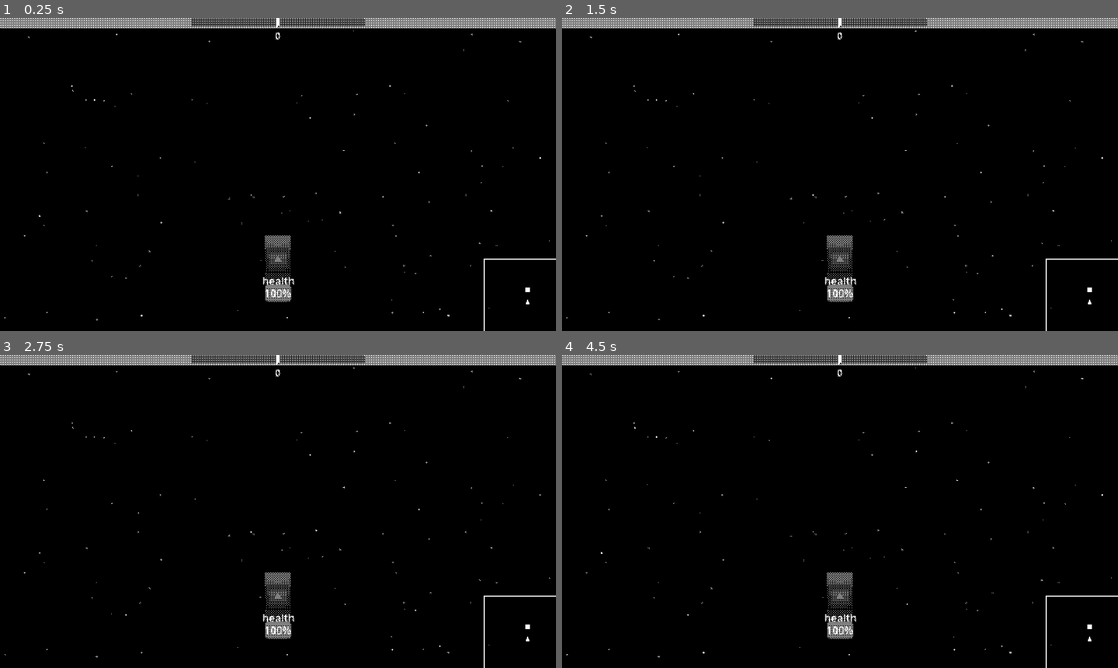
Above: before the commit, frames 1-4 (two rows, left to right).
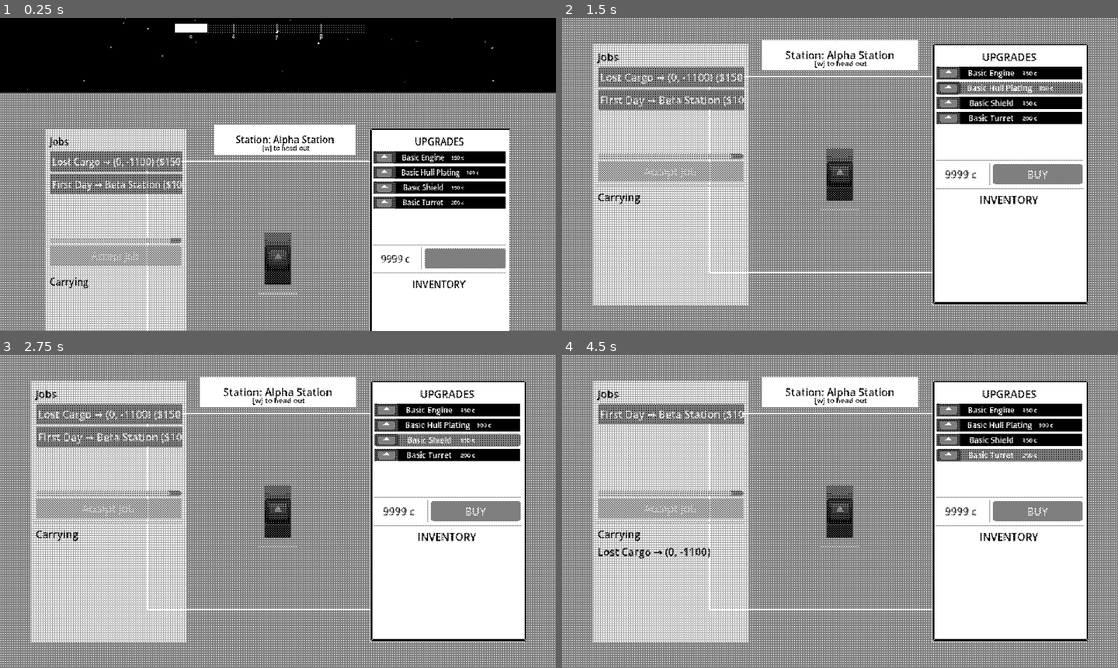
Above: after the commit, the same moments.

Repository: liamfmoran/1-bit-jam
Game: Godot game, scene res://scenes/main.tscn
The game is run twice, just before and just after one commit, with the same random seed, the same clock (stepped at 60 frames per second) and the same inputs. The engine's default icon, where the game draws it, is replaced by a stand-in: a white triangle on a blue panel in a dark square.
Inputs (mouse positions are in pixels of both pictures, inside the frame that each line leads up to):
- Up to frame 1 (0.25 s): no input
- Up to frame 2 (1.5 s): click (1006, 124) at 0.52 s; click (1006, 86) at 1.27 s
- Up to frame 3 (2.75 s): click (444, 439) at 2.02 s
- Up to frame 4 (4.5 s): click (1006, 455) at 2.77 s; click (678, 414) at 3.5 s, where only the run after the commit has a clickable "Lost Cargo → (0, -1100) ($150)"; click (673, 508) at 4.25 s, where only the run after the commit has a clickable "Accept Job"

The runs differ from the first frame. In frame 1, 75% of the frame differs, in the area x 0-100%, y 0-100%; in frame 2, 93%; in frame 3, 93%; in frame 4, 93%.

Commit message:
Added compass and simple world

Diff:
--- a/autoload/game_state.gd
+++ b/autoload/game_state.gd
@@ -1,7 +1,6 @@
 extends Node
 
 signal money_changed(new_amount: int)
-signal cargo_changed()
 signal jobs_changed()
 signal inventory_changed()
 signal equipped_parts_changed()
@@ -101,3 +100,18 @@
 			completed.append(job)
 	for job in completed:
 		complete_job(job)
+
+
+func pickup_item(item: ItemData) -> void:
+	inventory.append(item)
+	inventory_changed.emit()
+
+
+func complete_fetch(station_id: String) -> void:
+	var completed := []
+	for job in active_jobs:
+		var fetch := job as FetchJobData
+		if fetch and fetch.is_fetched and fetch.origin != null and fetch.origin.id == station_id:
+			completed.append(job)
+	for job in completed:
+		complete_job(job)
--- a/data/jobs.json
+++ b/data/jobs.json
@@ -1,5 +1,17 @@
 {
 	"jobs": [
+		{
+			"id": "lost_cargo",
+			"display_name": "Lost Cargo",
+			"description": "Some crates drifted off the dock. Can you go grab them?",
+			"type": "FETCH",
+			"money_reward": 150,
+			"origin": "ALPHA",
+			"destination": "",
+			"fetch_coordinate": [0, -1100],
+			"fetch_item": "test_item_3",
+			"cargo": []
+		},
 		{
 			"id": "first_day",
 			"display_name": "First Day",
--- a/data/ship_parts.json
+++ b/data/ship_parts.json
@@ -32,7 +32,7 @@
 			"slot_type": "weapon",
 			"stats": {
 				"bullet_speed": 520.0,
-				"damage": 15.0,
+				"damage": 5.0,
 				"fire_rate": 1.5,
 				"range": 550.0
 			},
@@ -57,7 +57,7 @@
 			"icon": "",
 			"slot_type": "hull",
 			"stats": {
-				"damage_negation": 5.0
+				"damage_negation": 0.0
 			},
 			"mass": 3.0,
 			"cost": 100
--- a/data/stations.json
+++ b/data/stations.json
@@ -3,7 +3,9 @@
 		{
 			"id": "ALPHA",
 			"display_name": "Alpha Station",
+			"label": "α",
 			"jobs": [
+				"lost_cargo",
 				"first_day"
 			],
 			"items_for_sale": [
@@ -19,12 +21,27 @@
 		{
 			"id": "BETA",
 			"display_name": "Beta Station",
+			"label": "β",
 			"jobs": [
 				"forgot_wallet"
 			],
 			"items_for_sale": [
 				"test_item_2"
 			]
+		},
+		{
+			"id": "GAMMA",
+			"display_name": "Gamma Station",
+			"label": "γ",
+			"jobs": [],
+			"items_for_sale": []
+		},
+		{
+			"id": "DELTA",
+			"display_name": "Delta Station",
+			"label": "δ",
+			"jobs": [],
+			"items_for_sale": []
 		}
 	]
 }
--- a/data/world_map.json
+++ b/data/world_map.json
@@ -3,7 +3,7 @@
 		{
 			"id": "dock_alpha",
 			"display_name": "Alpha Station",
-			"position": [0, -600],
+			"position": [0, 12000],
 			"radius": 350,
 			"falloff": 250,
 			"spawners": [
@@ -13,7 +13,7 @@
 		{
 			"id": "dock_beta",
 			"display_name": "Beta Station",
-			"position": [0, -10000],
+			"position": [12000, 0],
 			"radius": 350,
 			"falloff": 250,
 			"spawners": [
@@ -21,61 +21,32 @@
 			]
 		},
 		{
-			"id": "beta_guards",
-			"position": [0, -5900],
-			"radius": 700,
-			"falloff": 400,
+			"id": "dock_gamma",
+			"display_name": "Gamma Station",
+			"position": [0, -12000],
+			"radius": 350,
+			"falloff": 250,
 			"spawners": [
-				{ "type": "enemies", "count": 3, "patrol_radius": 500 }
+				{ "type": "dock", "dock_id": "GAMMA" }
 			]
 		},
 		{
-			"id": "crossing_belt",
-			"position": [0, -2800],
-			"radius": 1500,
-			"falloff": 500,
-			"line_direction": [1, 0],
+			"id": "dock_delta",
+			"display_name": "Delta Station",
+			"position": [-12000, 0],
+			"radius": 350,
+			"falloff": 250,
 			"spawners": [
-				{ "type": "asteroid_belt", "speed": 420, "max_count": 140, "width": 900, "direction": [1, 0] }
+				{ "type": "dock", "dock_id": "DELTA" }
 			]
 		},
 		{
-			"id": "outer_belt",
-			"position": [6000, 0],
-			"radius": 1800,
-			"falloff": 900,
+			"id": "left_field_belt",
+			"position": [-7000, -4000],
+			"radius": 2500,
+			"falloff": 1000,
 			"spawners": [
-				{ "type": "asteroids", "max_count": 28, "density": 0.9 },
-				{ "type": "enemies", "count": 3, "patrol_radius": 1000 }
-			]
-		},
-		{
-			"id": "debris_run",
-			"position": [2500, -3000],
-			"radius": 900,
-			"falloff": 500,
-			"spawners": [
-				{ "type": "asteroids", "max_count": 12, "density": 0.5 },
-				{ "type": "salvage", "count": 6 }
-			]
-		},
-		{
-			"id": "black_hole",
-			"display_name": "The Maw",
-			"position": [9500, -2500],
-			"radius": 600,
-			"falloff": 800,
-			"spawners": [
-				{ "type": "black_hole", "pull_strength": 800.0 }
-			]
-		},
-		{
-			"id": "patrol_lane",
-			"position": [3800, 2200],
-			"radius": 1000,
-			"falloff": 600,
-			"spawners": [
-				{ "type": "enemies", "count": 4, "patrol_radius": 700 }
+				{ "type": "asteroid_belt", "speed": 300, "max_count": 120, "width": 1400, "direction": [0.966, 0.259] }
 			]
 		}
 	]
--- a/resources/jobs/fetch_job_data.gd
+++ b/resources/jobs/fetch_job_data.gd
@@ -2,6 +2,8 @@
 extends JobData
 
 var fetch_coordinate: Vector2
+var fetch_item: ItemData = null
+var is_fetched: bool = false
 
 func get_target_label() -> String:
 	return "(%.0f, %.0f)" % [fetch_coordinate.x, fetch_coordinate.y]
--- a/resources/stations/station_data.gd
+++ b/resources/stations/station_data.gd
@@ -3,6 +3,7 @@
 
 var id: String
 var display_name: String
+var label: String
 var position: Vector2
 var jobs: Array[JobData] = []
 var items_for_sale: Array[ItemData] = []
--- a/scenes/main.tscn
+++ b/scenes/main.tscn
@@ -2,7 +2,6 @@
 
 [ext_resource type="Script" uid="uid://buk5u5rcjq0bo" path="res://scenes/main.gd" id="1_a3k7m"]
 [ext_resource type="PackedScene" uid="uid://dy27d52f6yvl7" path="res://scenes/world/world.tscn" id="2_p5v8n"]
-[ext_resource type="PackedScene" path="res://scenes/ui/minimap.tscn" id="3_b2n6x"]
 [ext_resource type="Script" uid="uid://708ycscidli0" path="res://scenes/effects/starfield.gd" id="4_m6k3x"]
 [ext_resource type="Shader" uid="uid://cwiwph1j2y2r8" path="res://shaders/starfield.gdshader" id="5_v9n2p"]
 [ext_resource type="Shader" uid="uid://w1j61wlqsv1t" path="res://shaders/onebit_post.gdshader" id="6_n4k8r"]
@@ -51,7 +50,4 @@
 [node name="HUD" type="CanvasLayer" parent="." unique_id=724785266]
 layer = 4
 
-[node name="Minimap" parent="HUD" unique_id=1584417169 instance=ExtResource("3_b2n6x")]
-layout_mode = 3
-
 [node name="HUD" parent="HUD" unique_id=1196411326 instance=ExtResource("7_o6xl0")]
--- a/scenes/ship/ship.gd
+++ b/scenes/ship/ship.gd
@@ -65,7 +65,8 @@
 	$Hull.material = mat
 	$Logo.material = mat
 	_hull_mat = mat
-	%Health.value = GameState.hp
+	%Health.max_value = max_health
+	%Health.value = health
 	_setup_thruster_visuals()
 	_equip_default_parts()
 	GameState.equipped_parts_changed.connect(_on_equipped_parts_changed)
@@ -93,6 +94,11 @@
 			_fire_held = not (hovered is BaseButton)
 		else:
 			_fire_held = false
+
+
+func take_damage(amount: float) -> void:
+	super.take_damage(amount)
+	%Health.value = health
 
 
 func _equip_default_parts() -> void:
--- a/scenes/ship/ship.tscn
+++ b/scenes/ship/ship.tscn
@@ -48,20 +48,12 @@
 
 [node name="FlameLAT_L" type="ColorRect" parent="Flames" unique_id=1940546229]
 
-[node name="Label" type="Label" parent="." unique_id=149593546]
-offset_left = -24.0
-offset_top = 18.0
-offset_right = 26.0
-offset_bottom = 41.0
-text = "health"
-vertical_alignment = 1
-
 [node name="Health" type="ProgressBar" parent="." unique_id=1610620977]
 unique_name_in_owner = true
-offset_left = -20.0
-offset_top = 35.0
-offset_right = 20.0
-offset_bottom = 62.0
+offset_left = -30.0
+offset_top = 52.0
+offset_right = 30.0
+offset_bottom = 56.0
 step = 1.0
-value = 50.0
-fill_mode = 2
+value = 100.0
+show_percentage = false
--- a/scenes/ui/compass.gd
+++ b/scenes/ui/compass.gd
@@ -1,22 +1,57 @@
 extends Control
 
 var degree: float = 0.0
+var player_position: Vector2 = Vector2.ZERO
 
 func _draw():
-	var tex = preload("res://assets/ui/compass_test.png")
-	var tex_size = tex.get_size()
 	var visible_w = size.x
 	var visible_h = size.y
-	var ppd = tex_size.x / 360.0
-	var offset = degree * ppd - visible_w * 0.5
+	var ppd = visible_w / 180.0
 
-	var start = wrapf(offset, 0.0, tex_size.x)
-	var dst_x = 0.0
+	for station_id: String in WorldData.stations:
+		var station: StationData = WorldData.stations[station_id]
+		if station.position == Vector2.ZERO:
+			continue
 
-	var first_w = min(visible_w, tex_size.x - start)
-	draw_texture_rect_region(tex, Rect2(dst_x, 0, first_w, visible_h), Rect2(start, 0, first_w, visible_h))
-	dst_x += first_w
+		var diff: Vector2 = station.position - player_position
+		var cx: float = _bearing_to_cx(diff, visible_w, ppd)
+		var dist: float = diff.length()
+		var thickness: float = max(1.0, visible_h * 4.0 * exp(-dist / 2500.0))
+		draw_line(Vector2(cx, 0.0), Vector2(cx, visible_h), Color.WHITE, thickness)
+		var font := ThemeDB.fallback_font
+		var label_w := font.get_string_size(station.label, HORIZONTAL_ALIGNMENT_LEFT, -1, 8).x
+		draw_string(font, Vector2(cx - label_w * 0.5, visible_h + 10.0), station.label, HORIZONTAL_ALIGNMENT_LEFT, -1, 8, Color.WHITE)
+		if _has_job_for(station.id):
+			draw_circle(Vector2(cx, -6.0), 1.5, Color.WHITE)
 
-	if dst_x < visible_w:
-		var second_w = visible_w - dst_x
-		draw_texture_rect_region(tex, Rect2(dst_x, 0, second_w, visible_h), Rect2(0, 0, second_w, visible_h))
+	for job: JobData in GameState.active_jobs:
+		var fetch := job as FetchJobData
+		if fetch == null or fetch.is_fetched:
+			continue
+		var diff: Vector2 = fetch.fetch_coordinate - player_position
+		var cx: float = _bearing_to_cx(diff, visible_w, ppd)
+		var dist: float = diff.length()
+		var thickness: float = max(1.0, visible_h * 4.0 * exp(-dist / 2500.0))
+		draw_line(Vector2(cx, 0.0), Vector2(cx, visible_h), Color.WHITE, thickness)
+		draw_circle(Vector2(cx, -6.0), 1.5, Color.WHITE)
+
+
+func _bearing_to_cx(diff: Vector2, visible_w: float, ppd: float) -> float:
+	var raw: float = rad_to_deg(atan2(diff.y, diff.x))
+	raw = floor(raw)
+	if raw < 0.0:
+		raw = 180.0 + (raw + 180.0)
+	var adjusted: float = wrapf(degree - 90.0, 0.0, 360.0)
+	var rel: float = wrapf(raw - adjusted, -180.0, 180.0)
+	return clamp(visible_w * 0.5 + rel * ppd, 0.0, visible_w)
+
+
+func _has_job_for(station_id: String) -> bool:
+	for job: JobData in GameState.active_jobs:
+		var delivery := job as DeliveryJobData
+		if delivery and delivery.destination != null and delivery.destination.id == station_id:
+			return true
+		var fetch := job as FetchJobData
+		if fetch and fetch.origin != null and fetch.origin.id == station_id:
+			return true
+	return false
--- a/scenes/ui/hud.gd
+++ b/scenes/ui/hud.gd
@@ -3,15 +3,16 @@
 @onready var _compass = %Compass
 
 func render(degree):
-	%MainDegree.text = str(degree)
 	_compass.degree = degree
 	_compass.queue_redraw()
 
 func _physics_process(delta):
-	var degree = get_viewport().get_camera_2d().global_rotation_degrees
+	var camera = get_viewport().get_camera_2d()
+	var degree = camera.global_rotation_degrees
 	degree = int(floor(degree))
 	if degree <0:
 		degree = 180 + (degree+180)
+	_compass.player_position = camera.global_position
 	render(degree)
 
 	if GameState._is_ship_docked:
--- a/scenes/ui/hud.tscn
+++ b/scenes/ui/hud.tscn
@@ -18,6 +18,7 @@
 anchors_preset = 15
 anchor_right = 1.0
 anchor_bottom = 1.0
+offset_top = 10.0
 grow_horizontal = 2
 grow_vertical = 2
 
@@ -45,8 +46,3 @@
 offset_bottom = 15.75
 texture = ExtResource("3_bo48s")
 expand_mode = 1
-
-[node name="MainDegree" type="Label" parent="VBoxContainer" unique_id=1545618763]
-unique_name_in_owner = true
-layout_mode = 2
-horizontal_alignment = 1
--- a/scenes/ui/inventory_menu.gd
+++ b/scenes/ui/inventory_menu.gd
@@ -42,9 +42,6 @@
 	for data in GameState.inventory:
 		_add_inventory_row(data)
 
-	for data in GameState.part_inventory:
-		_add_inventory_row(data)
-
 
 func _add_inventory_row(data: Resource) -> void:
 	var item := ITEM_SCENE.instantiate()
@@ -59,7 +56,8 @@
 		child.queue_free()
 
 	for data in _shop_items:
-		_add_shop_row(data)
+		if data is ShipPartData and data not in GameState.part_inventory:
+			_add_shop_row(data)
 
 
 func _add_shop_row(data: Resource) -> void:
@@ -78,18 +76,8 @@
 		return
 	_deselect_group(_shop_group)
 	_selected_item = item
-	if item.item_data is ShipPartData:
-		if GameState.is_part_equipped(item.item_data):
-			action_button.text = "UNEQUIP"
-			_action_callback = func():
-				GameState.unequip_part(GameState.slot_id_for(item.item_data))
-		else:
-			action_button.text = "EQUIP"
-			_action_callback = func():
-				GameState.equip_part(GameState.slot_id_for(item.item_data), item.item_data)
-	else:
-		action_button.text = "SELL"
-		_action_callback = func(): GameState.sell_part(item.item_data)
+	action_button.text = "SELL"
+	_action_callback = func(): GameState.sell_part(item.item_data)
 
 
 func _on_shop_toggled(toggled_on: bool, item: Button) -> void:
@@ -101,10 +89,7 @@
 	_deselect_group(_inventory_group)
 	_selected_item = item
 	action_button.text = "BUY"
-	if item.item_data is ShipPartData:
-		_action_callback = func(): GameState.buy_ship_part(item.item_data)
-	else:
-		_action_callback = func(): GameState.buy_part(item.item_data)
+	_action_callback = func(): GameState.buy_ship_part(item.item_data as ShipPartData)
 
 
 func _deselect_group(group: ButtonGroup) -> void:
--- a/scenes/ui/inventory_menu.tscn
+++ b/scenes/ui/inventory_menu.tscn
@@ -49,7 +49,7 @@
 [node name="ShopLabel" type="Label" parent="VBoxContainer" unique_id=2128504697]
 layout_mode = 2
 theme_override_colors/font_color = Color(0, 0, 0, 1)
-text = "SHOP"
+text = "UPGRADES"
 horizontal_alignment = 1
 
 [node name="ShopScroll" type="ScrollContainer" parent="VBoxContainer" unique_id=1571217849]
--- a/scenes/ui/item.gd
+++ b/scenes/ui/item.gd
@@ -9,8 +9,7 @@
 
 
 func _update_display() -> void:
-	var equipped := item_data is ShipPartData and GameState.is_part_equipped(item_data)
-	%Name.text = ("[E] " if equipped else "") + item_data.display_name
+	%Name.text = item_data.display_name
 	%Price.text = str(item_data.cost) + ' c'
 	if item_data.icon:
 		%Icon.texture = item_data.icon
--- a/scenes/ui/minimap.gd
+++ /dev/null
@@ -1,65 +0,0 @@
-extends Control
-
-const MAP_SIZE := Vector2(150, 150)
-const WORLD_RANGE := 4000.0
-
-
-func _process(_delta: float) -> void:
-	queue_redraw()
-
-
-func _draw() -> void:
-	draw_rect(Rect2(Vector2.ZERO, MAP_SIZE), Color(0, 0, 0, 0.5))
-	draw_rect(Rect2(Vector2.ZERO, MAP_SIZE), Color.WHITE, false, 2.0)
-
-	var player_world_pos: Variant = _find_player_pos()
-	if player_world_pos == null:
-		return
-	var center: Vector2 = player_world_pos
-
-	_draw_docks(center)
-	_draw_ships(center)
-
-
-func _find_player_pos() -> Variant:
-	for entry: WorldData.ShipEntry in WorldData.get_ships():
-		if is_instance_valid(entry.node) and entry.kind == &"player":
-			return entry.node.global_position
-	return null
-
-
-func _draw_docks(center: Vector2) -> void:
-	for station: StationData in WorldData.stations.values():
-		var pos := _world_to_map(station.position, center)
-		if _in_bounds(pos):
-			draw_rect(Rect2(pos - Vector2(4, 4), Vector2(8, 8)), Color.WHITE)
-
-
-func _draw_ships(center: Vector2) -> void:
-	for entry: WorldData.ShipEntry in WorldData.get_ships():
-		if not is_instance_valid(entry.node):
-			continue
-		var map_pos := _world_to_map(entry.node.global_position, center)
-		if not _in_bounds(map_pos):
-			continue
-		match entry.kind:
-			&"player":
-				var tri := 6.0
-				var rot := entry.node.global_rotation
-				draw_colored_polygon(PackedVector2Array([
-					map_pos + Vector2(0, -tri).rotated(rot),
-					map_pos + Vector2(-tri * 0.6, tri * 0.5).rotated(rot),
-					map_pos + Vector2(tri * 0.6, tri * 0.5).rotated(rot),
-				]), Color.WHITE)
-			&"enemy":
-				draw_rect(Rect2(map_pos - Vector2(3, 3), Vector2(6, 6)), Color.WHITE, false, 1.5)
-
-
-func _world_to_map(world_pos: Vector2, center: Vector2) -> Vector2:
-	var offset := world_pos - center
-	var normalized := offset / WORLD_RANGE
-	return MAP_SIZE / 2.0 + normalized * MAP_SIZE
-
-
-func _in_bounds(pos: Vector2) -> bool:
-	return pos.x >= 0 and pos.x <= MAP_SIZE.x and pos.y >= 0 and pos.y <= MAP_SIZE.y
--- a/scenes/ui/minimap.tscn
+++ /dev/null
@@ -1,18 +0,0 @@
-[gd_scene load_steps=2 format=3]
-
-[ext_resource type="Script" path="res://scenes/ui/minimap.gd" id="1_v3m8f"]
-
-[node name="Minimap" type="Control"]
-anchors_preset = 3
-anchor_left = 1.0
-anchor_top = 1.0
-anchor_right = 1.0
-anchor_bottom = 1.0
-offset_left = -124.5
-offset_top = -124.5
-offset_right = -12.0
-offset_bottom = -12.0
-grow_horizontal = 0
-grow_vertical = 0
-custom_minimum_size = Vector2(112, 112)
-script = ExtResource("1_v3m8f")
--- a/scenes/world/asteroid.gd
+++ b/scenes/world/asteroid.gd
@@ -6,8 +6,9 @@
 var _ship: Node2D
 var _mat: ShaderMaterial
 
-const DENSITY: float = 0.0125
+const DENSITY: float = 0.5
 const SPIN_RESPONSE: float = 0.3
+const LINEAR_RESPONSE: float = 0.4
 const ASTEROID_SHADER := preload("res://shaders/asteroid.gdshader")
 
 static var _shared_tex: ImageTexture
@@ -20,6 +21,10 @@
 	shape.radius = radius
 	$CollisionShape2D.shape = shape
 	mass = PI * radius * radius * DENSITY
+
+	var phys_mat := PhysicsMaterial.new()
+	phys_mat.bounce = 0.05
+	physics_material_override = phys_mat
 
 	if not _shared_tex:
 		var img := Image.create(1, 1, false, Image.FORMAT_RGBA8)
@@ -51,6 +56,9 @@
 	var to_body := (body2d.global_position - global_position).normalized()
 	var rel_vel: Vector2 = other_vel - linear_velocity
 	apply_torque_impulse(to_body.cross(rel_vel) * SPIN_RESPONSE)
+	var approach := rel_vel.dot(-to_body)
+	if approach > 0.0:
+		apply_central_impulse(-to_body * approach * mass * LINEAR_RESPONSE)
 
 func _physics_process(_delta: float) -> void:
 	if not is_instance_valid(_ship):
--- a/scenes/world/camera_manager.gd
+++ b/scenes/world/camera_manager.gd
@@ -3,11 +3,10 @@
 
 enum State { FLIGHT, DOCKING, UNDOCKING }
 
-@export var zoom_min: float = 0.6
+@export var zoom_min: float = 0.4
 @export var zoom_max: float = 1.125
-@export var zoom_speed_factor: float = 0.0015
+@export var zoom_speed_factor: float = 0.0004
 @export var zoom_smoothing: float = 3.0
-@export var zoom_out_smoothing: float = 5.5
 @export var dock_zoom: float = 1.125
 @export var dock_zoom_duration: float = 0.0
 @export var undock_zoom_duration: float = 1.0
@@ -38,7 +37,9 @@
 	if not is_instance_valid(_player):
 		return
 
-	var ship_cam := _player.global_position - (flight_screen_offset / zoom.x).rotated(_current_rotation)
+	var zoom_t := clampf((zoom_max - zoom.x) / (zoom_max - zoom_min), 0.0, 1.0)
+	var scaled_offset := flight_screen_offset * lerpf(1.0, 1.5, zoom_t)
+	var ship_cam := _player.global_position - (scaled_offset / zoom.x).rotated(_current_rotation)
 	var new_cam_pos: Vector2
 	if _state != State.FLIGHT and _dock_target and is_instance_valid(_dock_target):
 		new_cam_pos = ship_cam.lerp(_dock_target.global_position, _dock_weight)
@@ -56,9 +57,8 @@
 			zoom = Vector2(z, z)
 		State.FLIGHT, State.UNDOCKING:
 			var speed := (_player as RigidBody2D).linear_velocity.length() if _player is RigidBody2D else 0.0
-			var flight_zoom := clampf(zoom_max - speed * zoom_speed_factor, zoom_min, zoom_max)
-			var smoothing := zoom_out_smoothing if flight_zoom < zoom.x else zoom_smoothing
-			zoom = zoom.lerp(Vector2(flight_zoom, flight_zoom), smoothing * delta)
+			var target_zoom := clampf(zoom_max - speed * zoom_speed_factor, zoom_min, zoom_max)
+			zoom = zoom.lerp(Vector2(target_zoom, target_zoom), zoom_smoothing * delta)
 
 
 func start_docking(approach_duration: float, dock_target: Node2D) -> void:
--- a/scenes/world/dock.gd
+++ b/scenes/world/dock.gd
@@ -31,6 +31,30 @@
 	left_panel.scale.x = 0.0
 	right_panel.scale.x = 0.0
 	top_panel.scale.x = 0.0
+	_check_initial_dock.call_deferred()
+
+
+func _check_initial_dock() -> void:
+	await get_tree().physics_frame
+	if _docked_ship:
+		return
+	for body: Node2D in detection_zone.get_overlapping_bodies():
+		if body.is_in_group("player"):
+			_dock_immediate(body)
+			return
+
+
+func _dock_immediate(body: Node2D) -> void:
+	_docked_ship = body
+	body.global_position = detection_zone.global_position
+	body.linear_velocity = Vector2.ZERO
+	body.angular_velocity = 0
+	GameState.dock()
+	if _station:
+		GameState.complete_delivery(_station.id)
+		GameState.complete_fetch(_station.id)
+	_show_menus()
+	_animate_panels(true)
 
 
 func _process(delta: float) -> void:
@@ -45,7 +69,7 @@
 		_camera = get_viewport().get_camera_2d() as CameraManager
 	_camera.start_docking(APPROACH_DURATION, detection_zone)
 
-	body.freeze = true
+	body.set_deferred("freeze", true)
 	var tween_pos : Tween = create_tween().set_ease(Tween.EASE_OUT).set_trans(Tween.TRANS_QUINT)
 	tween_pos.tween_property(body, "global_position", detection_zone.global_position, APPROACH_DURATION)
 	# var tween_rot : Tween = create_tween().set_ease(Tween.EASE_IN_OUT).set_trans(Tween.TRANS_LINEAR)
@@ -58,11 +82,9 @@
 	)
 	if _station:
 		GameState.complete_delivery(_station.id)
+		GameState.complete_fetch(_station.id)
 	_show_menus()
 	_animate_panels(true)
-
-
-
 
 
 func _on_body_exited(body: Node2D) -> void:
--- /dev/null
+++ b/scenes/world/fetch_marker.gd
@@ -0,0 +1,21 @@
+extends Area2D
+
+var job: FetchJobData
+
+
+func _ready() -> void:
+	body_entered.connect(_on_body_entered)
+
+
+func _on_body_entered(body: Node2D) -> void:
+	if not body.is_in_group("player"):
+		return
+	job.is_fetched = true
+	if job.fetch_item:
+		GameState.pickup_item(job.fetch_item)
+	queue_free()
+
+
+func _draw() -> void:
+	draw_arc(Vector2.ZERO, 60.0, 0.0, TAU, 48, Color.WHITE, 2.0)
+	draw_circle(Vector2.ZERO, 6.0, Color.WHITE)
--- /dev/null
+++ b/scenes/world/fetch_marker.tscn
@@ -0,0 +1,12 @@
+[gd_scene format=3]
+
+[ext_resource type="Script" path="res://scenes/world/fetch_marker.gd" id="1_fm3k9"]
+
+[sub_resource type="CircleShape2D" id="CircleShape2D_n7p2x"]
+radius = 60.0
+
+[node name="FetchMarker" type="Area2D"]
+script = ExtResource("1_fm3k9")
+
+[node name="CollisionShape2D" type="CollisionShape2D" parent="."]
+shape = SubResource("CircleShape2D_n7p2x")
--- a/scenes/world/spawners/asteroid_belt_zone_spawner.gd
+++ b/scenes/world/spawners/asteroid_belt_zone_spawner.gd
@@ -35,8 +35,6 @@
 		if not is_instance_valid(ast):
 			_asteroids.remove_at(i)
 			continue
-		var rb := ast as RigidBody2D
-		rb.linear_velocity = _dir * _speed
 		var ast_along: float = (ast.global_position - zone_center).dot(_dir)
 		if ast_along > player_along + OFFSCREEN_BUFFER:
 			_recycle(ast, zone_center, player_along, true)
--- a/scenes/world/world.gd
+++ b/scenes/world/world.gd
@@ -1,15 +1,41 @@
 extends Node2D
+
+const FETCH_MARKER = preload("res://scenes/world/fetch_marker.tscn")
 
 @export var sun_direction: Vector3 = Vector3(0.0, -1.0, 0.4)
 
 static var _param_added := false
+
+var _fetch_markers: Dictionary = {}  # FetchJobData -> FetchMarker
+
 
 func _ready() -> void:
 	if not _param_added:
 		RenderingServer.global_shader_parameter_add("sun_direction", RenderingServer.GLOBAL_VAR_TYPE_VEC3, sun_direction)
 		_param_added = true
 	RenderingServer.global_shader_parameter_set("sun_direction", sun_direction)
+	GameState.jobs_changed.connect(_sync_fetch_markers)
 
 
 func _exit_tree() -> void:
 	_param_added = false
+
+
+func _sync_fetch_markers() -> void:
+	for job: JobData in GameState.active_jobs:
+		if not (job is FetchJobData):
+			continue
+		var fetch := job as FetchJobData
+		if not fetch.is_fetched and not _fetch_markers.has(fetch):
+			var marker := FETCH_MARKER.instantiate()
+			marker.job = fetch
+			marker.global_position = fetch.fetch_coordinate
+			add_child(marker)
+			_fetch_markers[fetch] = marker
+
+	for job: Variant in _fetch_markers.keys():
+		if job not in GameState.active_jobs:
+			var marker: Variant = _fetch_markers[job]
+			if is_instance_valid(marker):
+				marker.queue_free()
+			_fetch_markers.erase(job)
--- a/scenes/world/world.tscn
+++ b/scenes/world/world.tscn
@@ -10,6 +10,7 @@
 
 [node name="Ship" parent="." unique_id=1175351914 instance=ExtResource("1_k4m9p")]
 mass = 200.0
+position = Vector2(0, 12000)
 
 [node name="Camera2D" type="Camera2D" parent="." unique_id=1697368732]
 script = ExtResource("2_c3p6r")
--- a/utils/data_loader.gd
+++ b/utils/data_loader.gd
@@ -162,6 +162,9 @@
 			var fetch := FetchJobData.new()
 			var fc: Array = d.get("fetch_coordinate", [0, 0])
 			fetch.fetch_coordinate = Vector2(float(fc[0]), float(fc[1]))
+			var fetch_item_id: String = d.get("fetch_item", "")
+			if not fetch_item_id.is_empty():
+				fetch.fetch_item = item_registry.get(fetch_item_id)
 			job = fetch
 		_:
 			push_error("DataLoader: unknown job type '%s'" % type_str)
@@ -179,6 +182,7 @@
 	var station := StationData.new()
 	station.id = d.get("id", "")
 	station.display_name = d.get("display_name", "")
+	station.label = d.get("label", station.display_name)
 	for job_id: Variant in d.get("jobs", []):
 		var job: JobData = job_registry.get(job_id as String)
 		if job:
Not shown, removed: scenes/ui/minimap.gd.uid
Not shown, added: scenes/world/fetch_marker.gd.uid
